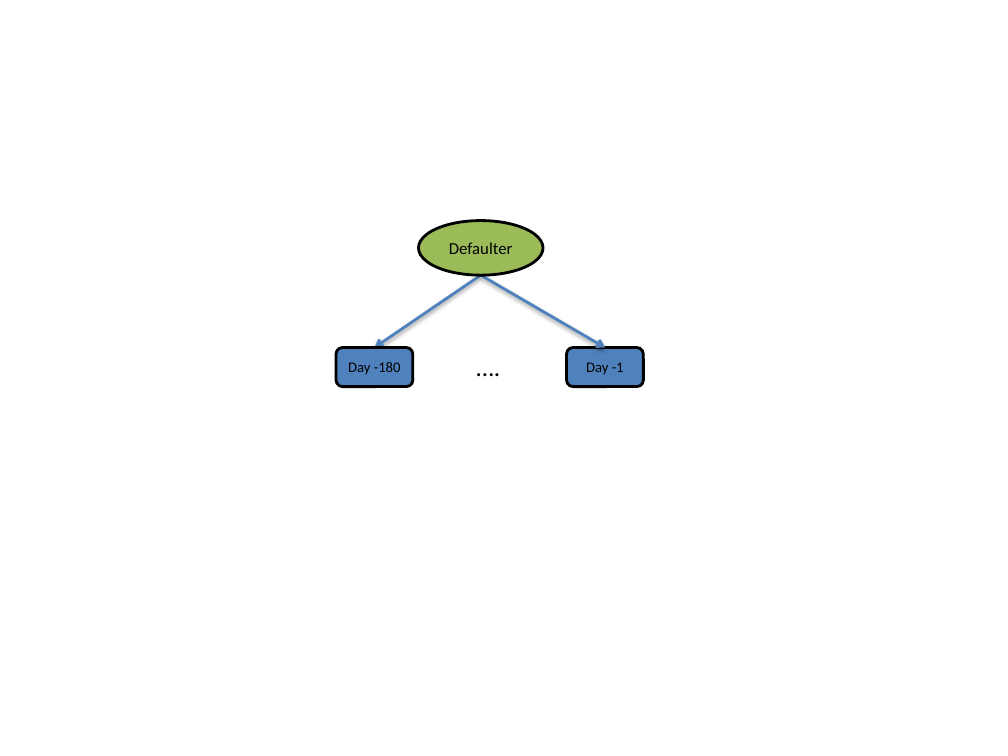
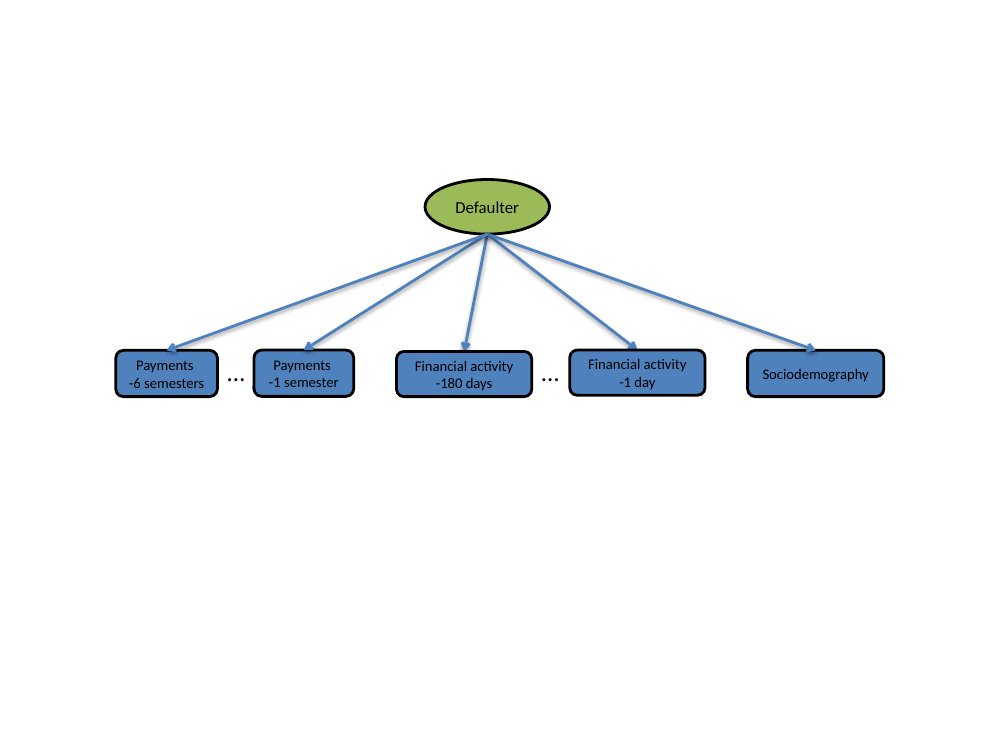
Before and after one commit to amidst/toolbox, a slide deck: slide 1 of doc/D2.1_AMIDSTModelingFramework/figures/CajaMarModelsBucket.pptx. Drawn at 1008x756 pixels with LibreOffice and Linux fonts; fonts in the diff are those of the drawing. Boxes give left, top, right and bottom in pixels: in the first picture for what was removed or moved away, otherwise in the second. Text is boxed around its words. In the diff, an @@ line names an element or a change of style, - is before the commit and + after.

```diff
--- a/doc/D2.1_AMIDSTModelingFramework/figures/CajaMarModelsBucket.pptx
+++ b/doc/D2.1_AMIDSTModelingFramework/figures/CajaMarModelsBucket.pptx
@@ ellipse "Defaulter": place and size @@
-ellipse "Defaulter" at box(418, 221, 543, 275)
+ellipse "Defaulter" at box(425, 179, 550, 234)
@@ arrow added from (487, 234) to (166, 351), #4F81BD 2 pt @@
@@ arrow added from (487, 234) to (303, 350), #4F81BD 2 pt @@
@@ arrow moved from (481, 275) - (375, 348) to (487, 234) - (464, 352) @@
@@ arrow moved from (481, 275) - (605, 348) to (487, 234) - (637, 350) @@
@@ arrow added from (487, 234) to (815, 351), #4F81BD 2 pt @@
@@ rounded rectangle added at box(116, 351, 218, 397), fill #4F81BD, outline #000000 2 pt, 10.5 pt, text #000000 @@
+Payments
+-6 semesters
@@ text added at box(218, 352, 256, 392), 18 pt, text #000000 @@
+…
@@ rounded rectangle added at box(254, 350, 354, 396), fill #4F81BD, outline #000000 2 pt, 10.5 pt, text #000000 @@
+Payments
+-1 semester
@@ rounded rectangle "Financial activity -180 days": place and size @@
-rounded rectangle "Financial activity -180 days" at box(336, 348, 412, 387)
+rounded rectangle "Financial activity -180 days" at box(396, 352, 531, 397)
@@ text at box(532, 352, 571, 392): text changed @@
-….
+…
@@ rounded rectangle removed at box(566, 348, 643, 387) @@
-Day -1
@@ rounded rectangle added at box(570, 350, 705, 395), fill #4F81BD, outline #000000 2 pt, 10.5 pt, text #000000 @@
+Financial activity -1 day
@@ rounded rectangle added at box(748, 351, 884, 397), fill #4F81BD, outline #000000 2 pt, 10.5 pt, text #000000 @@
+Sociodemography
@@ text in rounded rectangle at box(415, 361, 513, 391): text changed @@
-Day -180
+Financial activity -180 days
```
Also in this commit, not shown: 1 other slide changed, 1 slide added, 4 other files.
